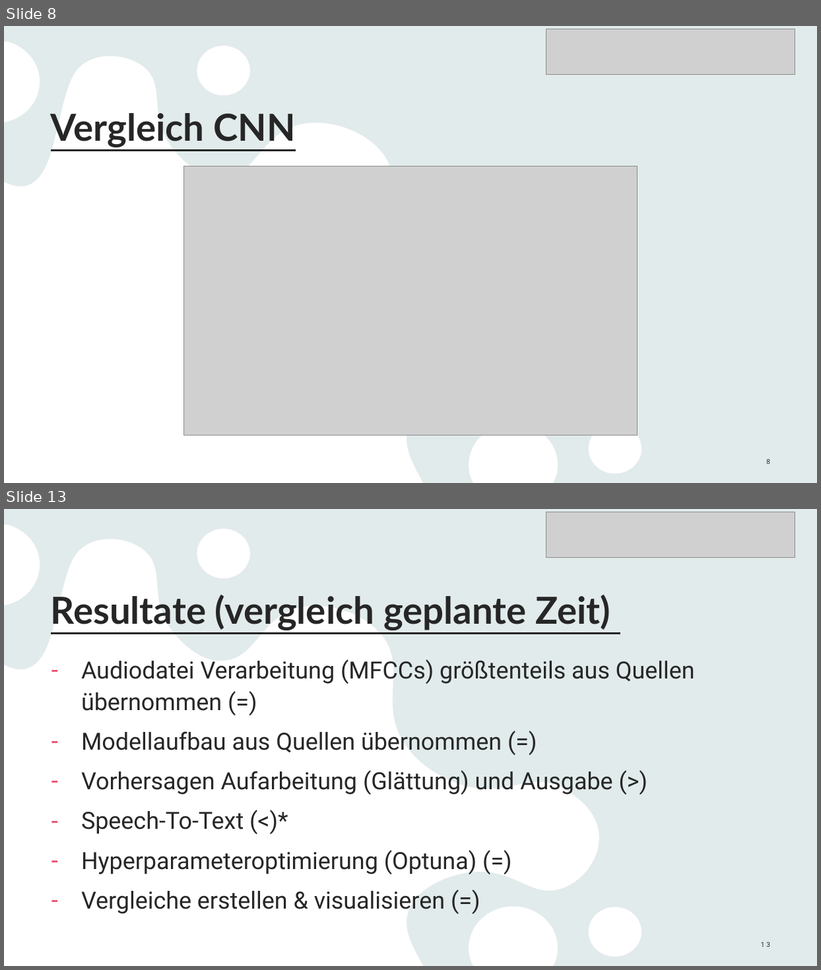
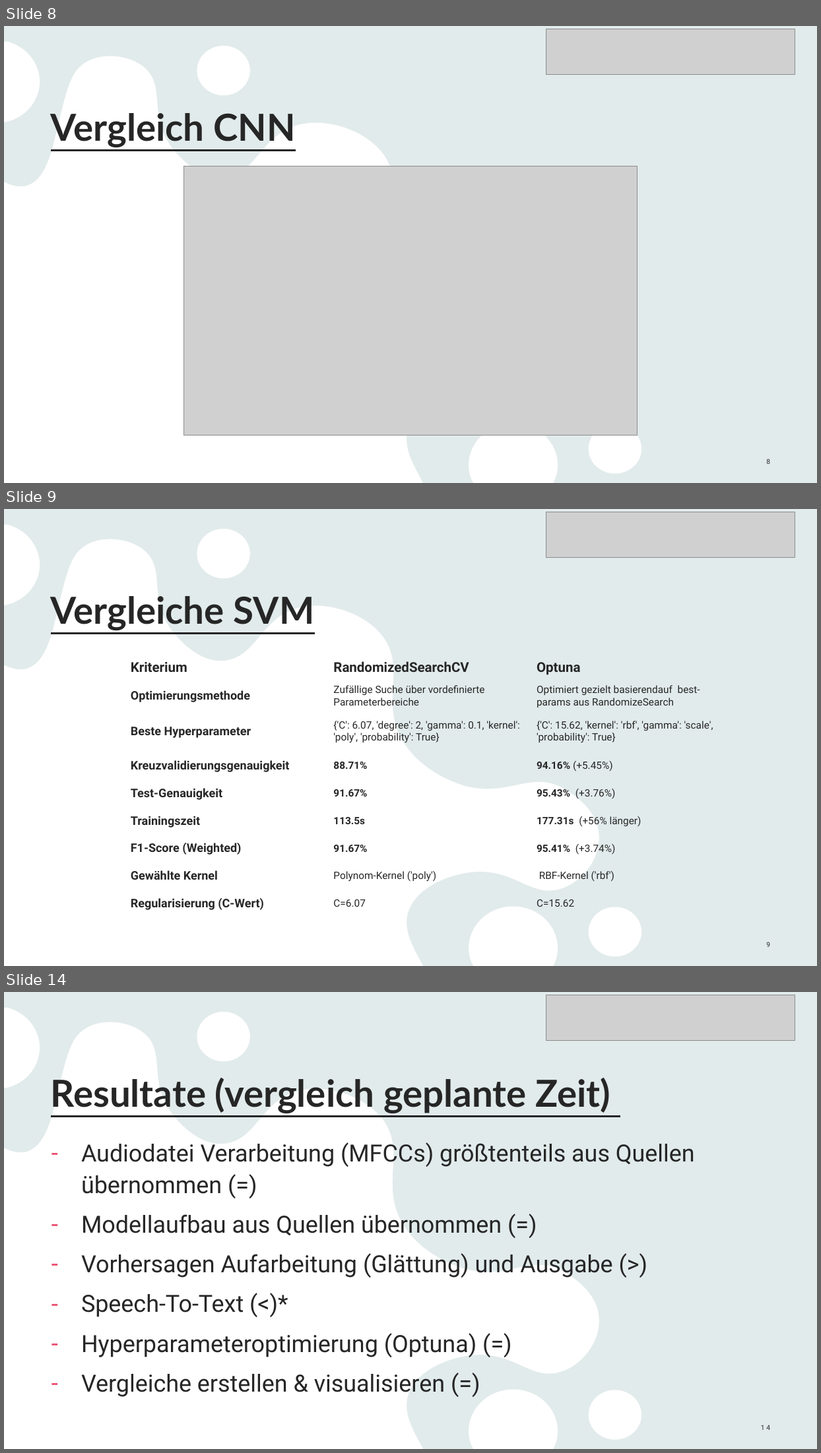
Before and after one commit to Linelle-7/Sprecherkennung-Deep-Learning-, a slide deck: 2025-02-12_Voice_Recognition_FinalPresentation.pptx. Shown one above the other, each under a label of ours: slides 8 and 13 before the commit, slides 8, 9 and 14 after it; the slides between them are not shown. The pictures are 821x970 and 821x1453 pixels, drawn with LibreOffice and Linux fonts; fonts in the diff are those of the drawing; grey boxes stand for pictures. Boxes give left, top, right and bottom in pixels: in the first picture for what was removed or moved away, otherwise in the second. Text is boxed around its words. In the diff, an @@ line names an element or a change of style, - is before the commit and + after.

```diff
--- a/2025-02-12_Voice_Recognition_FinalPresentation.pptx
+++ b/2025-02-12_Voice_Recognition_FinalPresentation.pptx
@@ slide 9 added at (x1=4, y1=509, x2=817, y2=966), background #E9F3F3; not listed: 2 template elements that a slide beside it also shows @@
@@ picture added at (x1=547, y1=512, x2=796, y2=557) @@
@@ title added at (x1=51, y1=596, x2=315, y2=630), 44 pt, text #262626, bold, underline @@
+Vergleiche SVM
@@ table added at (x1=91, y1=660, x2=768, y2=899), 9 rows, 3 columns @@
+ |  | 
+ |  | 
+ |  | 
+ |  | 
+ |  | 
+ |  | 
+ |  | 
+ |  | 
+ |  | 
@@ table added at (x1=125, y1=654, x2=734, y2=918), 9 rows, 3 columns @@
+Kriterium | RandomizedSearchCV | Optuna
+Optimierungsmethode | Zufällige Suche über vordefinierte Parameterbereiche | Optimiert gezielt basierendauf best-params aus RandomizeSearch
+Beste Hyperparameter | {'C': 6.07, 'degree': 2, 'gamma': 0.1, 'kernel': 'poly', 'probability': True} | {'C': 15.62, 'kernel': 'rbf', 'gamma': 'scale', 'probability': True}
+Kreuzvalidierungsgenauigkeit | 88.71% | 94.16% (+5.45%)
+Test-Genauigkeit | 91.67% | 95.43% (+3.76%)
+Trainingszeit | 113.5s | 177.31s (+56% länger)
+F1-Score (Weighted) | 91.67% | 95.41% (+3.74%)
+Gewählte Kernel | Polynom-Kernel ('poly') | RBF-Kernel ('rbf')
+Regularisierung (C-Wert) | C=6.07 | C=15.62
@@ page number added at (x1=766, y1=942, x2=770, y2=947), 8 pt, text #262626 @@
+9
@@ what was slide 13 is now slide 14 @@
@@ page number at (x1=761, y1=1425, x2=770, y2=1430): text changed @@
-13
+14
```
Also in this commit, not shown: 4 slides changed, 2 other slides added, 1 slide removed, 7 other files.
